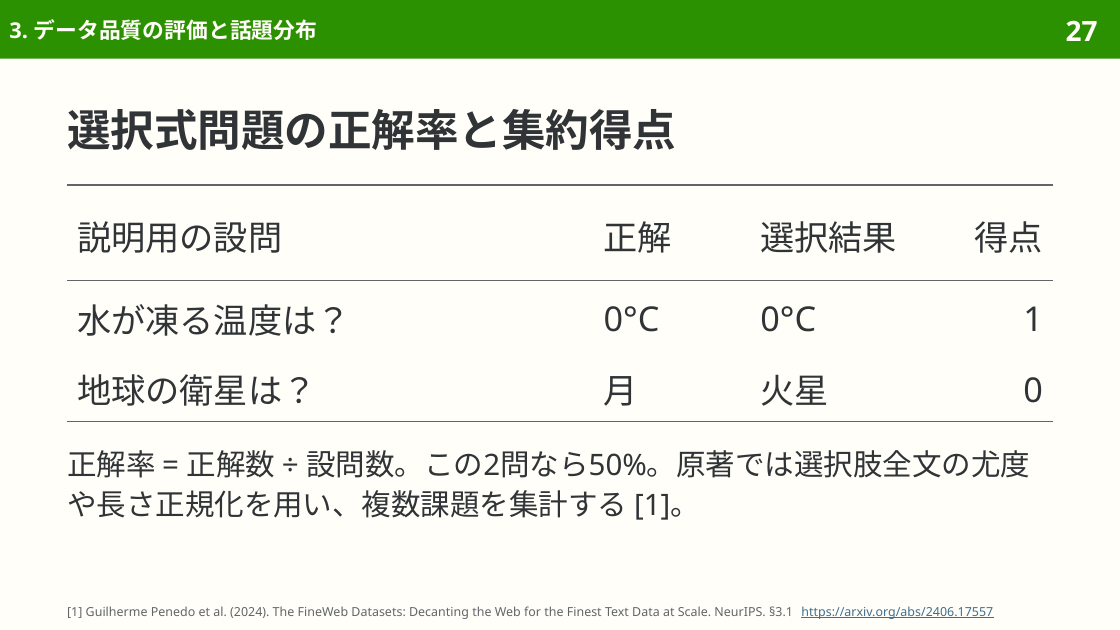
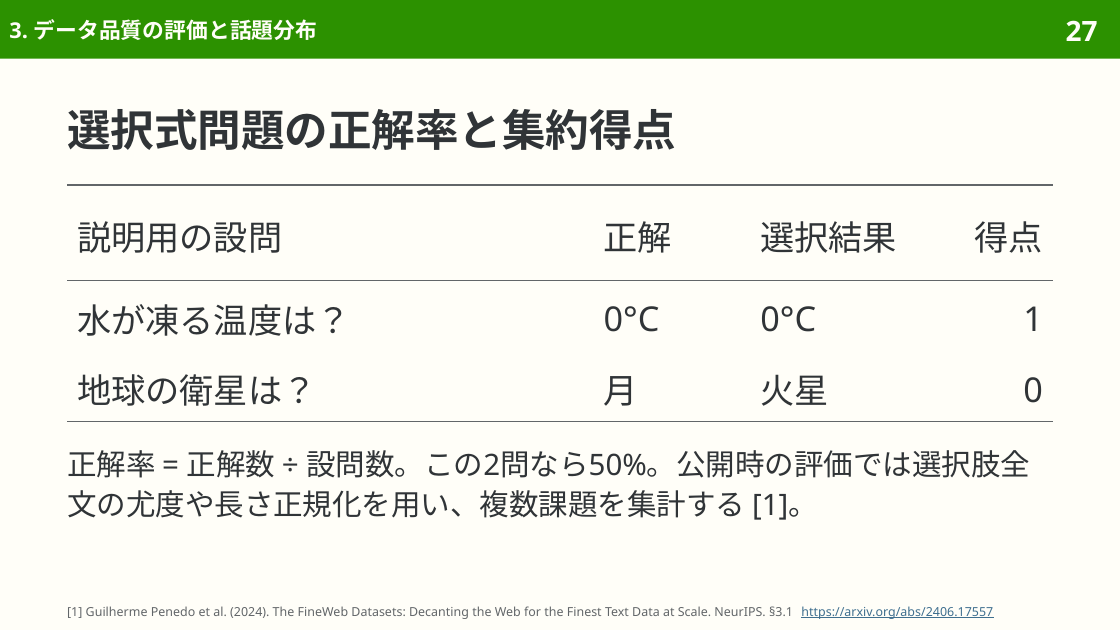
Before and after one commit to sasakiy84/datasets-in-10-minutes, a slide deck: slide 27 of slides/datasets-in-10-minutes-fineweb.pptx. Drawn at 1120x630 pixels with LibreOffice and Linux fonts; fonts in the diff are those of the drawing. Boxes give left, top, right and bottom in pixels: in the first picture for what was removed or moved away, otherwise in the second. Text is boxed around its words. In the diff, an @@ line names an element or a change of style, - is before the commit and + after.

Commit message:
slides(fineweb): refine Japanese wording and pair translations

```diff
--- a/slides/datasets-in-10-minutes-fineweb.pptx
+++ b/slides/datasets-in-10-minutes-fineweb.pptx
@@ text at box(67, 450, 1030, 520): text changed @@
-正解率 = 正解数 ÷ 設問数。この2問なら50%。原著では選択肢全文の尤度や長さ正規化を用い、複数課題を集計する [1]。
+正解率 = 正解数 ÷ 設問数。この2問なら50%。公開時の評価では選択肢全文の尤度や長さ正規化を用い、複数課題を集計する [1]。
```
Also in this commit, not shown: 22 other slides changed, 3 other files.
